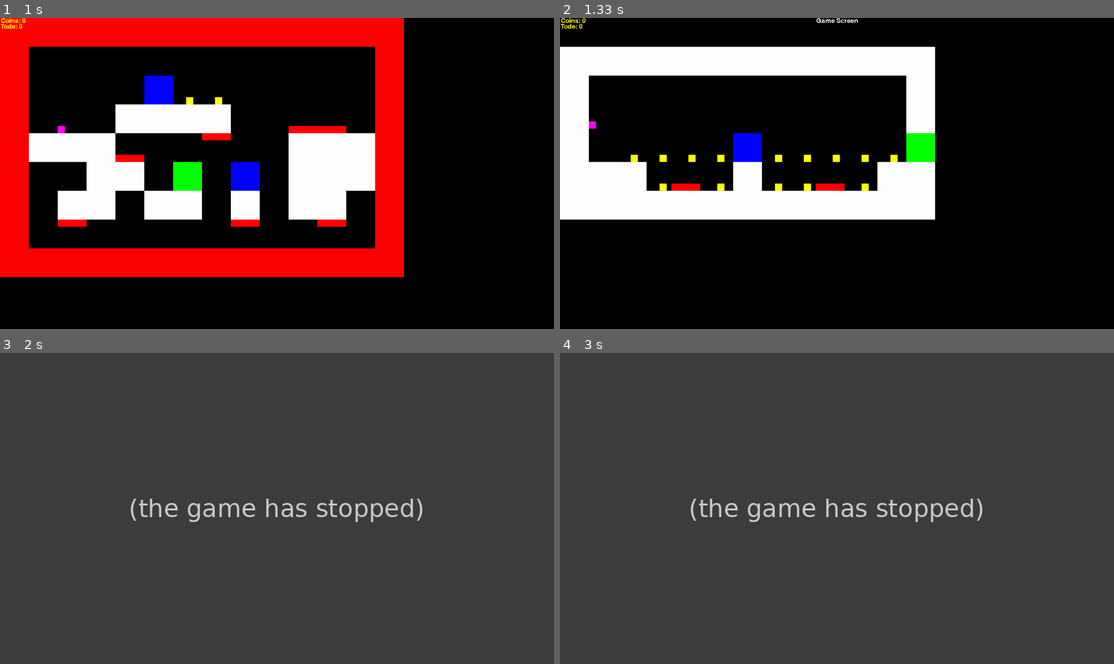
Above: before the commit, frames 1-4 (two rows, left to right).
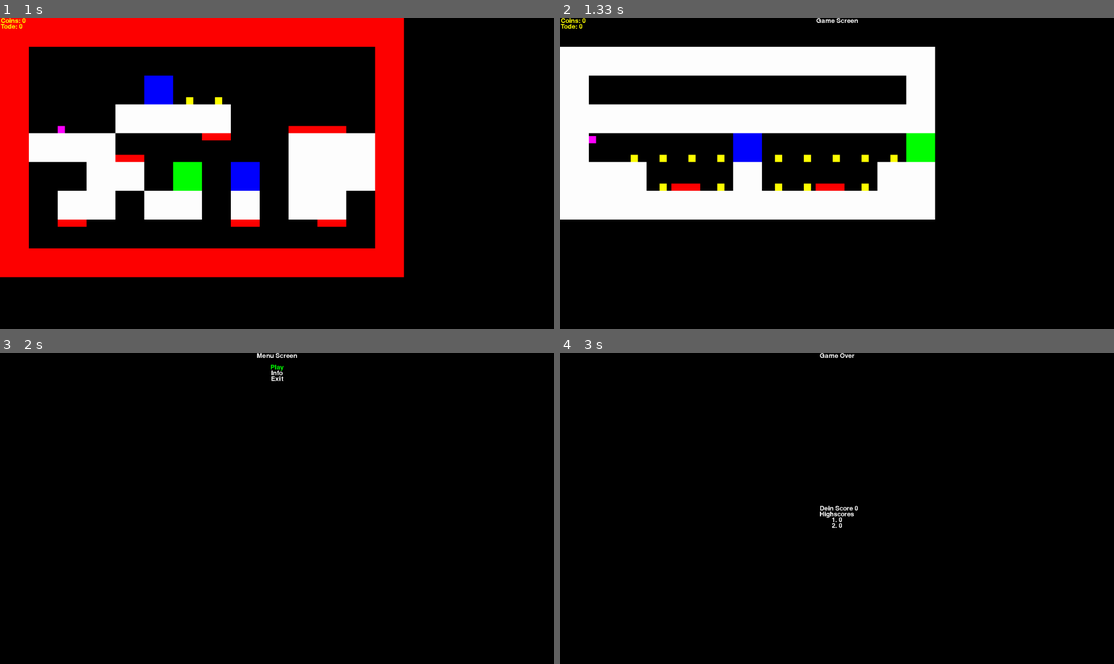
Above: after the commit, the same moments.

Repository: Noventicx/PyGame-Jump-n-Run
Game: pygame game, started from main.py
Same seed, same stepped clock (60 frames per second), same inputs: the game is played once before the commit and once after it.
Inputs:
- Up to frame 1 (1 s): tap Space at 0.33 s; tap Enter at 0.67 s
- Up to frame 2 (1.33 s): hold Up from 1 s (still down); tap Space at 1.07 s
- Up to frame 3 (2 s): tap Space at 1.37, 1.57, 1.87 s; release Up at 1.47 s; hold Right 1.5-1.97 s
- Up to frame 4 (3 s): hold Left 2-2.53 s; tap Space at 2.07, 2.37, 2.63, 2.93 s; hold Left 2.57-2.97 s

Frame 1 is identical in both runs. In frame 2, 5.5% of the frame differs, in the area x 5-63%, y 27-41%; in frame 3, 100%, in the area x 0-100%, y 0-100%; in frame 4, 100%.
Before the commit the program exited at 1.57 s; later frames show no game.

Commit message:
Hishscorescreen, jump-fix

Diff:
--- a/collision.py
+++ b/collision.py
@@ -28,6 +28,8 @@
                     print("top")
                     player.rect.top = whiteblock.rect.bottom
                     player.onground = False
+                    if player.is_jumping is True:
+                        player.jump_height = 0
 
         for movingwhiteblock in movingwhiteblocks:
             collision = pygame.Rect.colliderect(player.rect, movingwhiteblock.rect)
--- a/constants.py
+++ b/constants.py
@@ -9,3 +9,4 @@
 current_level = 1
 current_coins = 0
 current_deaths = 0
+end_state = False
--- a/entities/player.py
+++ b/entities/player.py
@@ -16,7 +16,8 @@
         self.rect.x = 100 * x
         self.rect.y = 100 * y
         self.gravity = -1
-        self.jump = 130
+        self.jump_height = 130
+        self.is_jumping = False
         self.onground = True
 
     def update(self, events):
@@ -31,7 +32,19 @@
                 print("jump")
                 # TODO nochmal neue Idee ausarbeiten ist eigentlich kein Sprung
                 self.onground = False
-                self.rect.y = self.rect.y - self.jump
+                #self.rect.y = self.rect.y - self.jump_height
+                #Idee für neu Implementation siehe jump()
+                self.jump()
+        if self.is_jumping is True:
+            self.gravity = 5
+            self.jump_height = self.jump_height - 5
+        if self.jump_height <= 0:
+            self.is_jumping = False
+            self.jump_height = 130
+            self.gravity = -1
+
+    def jump(self):
+        self.is_jumping = True
 
     def kill(self):
         self.rect.x = self.start_x
--- a/levelloader.py
+++ b/levelloader.py
@@ -20,52 +20,51 @@
             o = open(file, 'r', encoding='utf-8')
             data = o.read()
             o.close()
+            return data
         else:
-            sqlite.insert_coins()
+            sqlite.insert_score()
             print("You completed all levels")
-            pygame.display.quit()
-            pygame.quit()
-            exit()
-
-        return data
+            constants.end_state = True
+            return None
 
     def gen_level_group(level):
         level_data = LevelLoader.get_level_info(level)
         x = 0
         y = 0
-        for i in level_data:
-            if i == "1":
-                whiteblock = WhiteBlock(x, y)
-                whiteblocks.add(whiteblock)
-            if i == "m":
-                movingblock = MovingWhiteBlock(x, y)
-                movingwhiteblocks.add(movingblock)
-            if i == "f":
-                finishblock = FinishBlock(x, y)
-                finishblocks.add(finishblock)
-            if i == "K":
-                spike = Spike(x, y)
-                spikes.add(spike)
-            if i == "k":
-                spike = SmallSpikeBottom(x, y + 0.75)
-                spikes.add(spike)
-            if i == "ö":
-                spike = SmallSpikeTop(x, y)
-                spikes.add(spike)
-            if i == "c":
-                checkpoint = Checkpoint(x, y)
-                checkpoints.add(checkpoint)
-            if i == "€":
-                coin = Coin(x + 0.45, y + 0.75)
-                coins.add(coin)
-            if i == "e":
-                enemy = MovingEnemy(x, y + 0.75)
-                enemies.add(enemy)
-            if i == "p":
-                player = Player(x, y + 0.75)
-                players.add(player)
-            if i == "y":
-                y = y + 1
-                x = -1
-            if i != "y":
-                x = x + 1
+        if level_data is not None:
+            for i in level_data:
+                if i == "1":
+                    whiteblock = WhiteBlock(x, y)
+                    whiteblocks.add(whiteblock)
+                if i == "m":
+                    movingblock = MovingWhiteBlock(x, y)
+                    movingwhiteblocks.add(movingblock)
+                if i == "f":
+                    finishblock = FinishBlock(x, y)
+                    finishblocks.add(finishblock)
+                if i == "K":
+                    spike = Spike(x, y)
+                    spikes.add(spike)
+                if i == "k":
+                    spike = SmallSpikeBottom(x, y + 0.75)
+                    spikes.add(spike)
+                if i == "ö":
+                    spike = SmallSpikeTop(x, y)
+                    spikes.add(spike)
+                if i == "c":
+                    checkpoint = Checkpoint(x, y)
+                    checkpoints.add(checkpoint)
+                if i == "€":
+                    coin = Coin(x + 0.45, y + 0.75)
+                    coins.add(coin)
+                if i == "e":
+                    enemy = MovingEnemy(x, y + 0.75)
+                    enemies.add(enemy)
+                if i == "p":
+                    player = Player(x, y + 0.75)
+                    players.add(player)
+                if i == "y":
+                    y = y + 1
+                    x = -1
+                if i != "y":
+                    x = x + 1
--- a/levels/level2.txt
+++ b/levels/level2.txt
@@ -1,7 +1,7 @@
 #############y
 1111111111111y
 1###########1y
-1###########1y
+1111111111111y
 1p€€€€c€€€€€fy
 111€e€1€€e€11y
 1111111111111y
--- a/main.py
+++ b/main.py
@@ -1,10 +1,13 @@
 import pygame
 from pygame import QUIT
+
+import constants
 from statemanager import StateMananger
 from constants import (
     SCREEN_WIDTH,
     SCREEN_HEIGHT
 )
+from states import EndState
 
 pygame.init()
 clock = pygame.time.Clock()
@@ -16,12 +19,16 @@
 while running:
 
     # limit fps to 60
-    #clock.tick(60)
+    # clock.tick(60)
     #print(clock.get_fps())
 
     if pygame.event.get(QUIT):
         running = False
 
+    if constants.end_state is True:
+        constants.end_state = False
+        manager.go_to(EndState())
+
     manager.state.draw(screen)
     manager.state.events(pygame.event.get())
     pygame.display.flip()
--- a/sqlite.py
+++ b/sqlite.py
@@ -2,34 +2,31 @@
 import constants
 
 
-# try:
-#    sqliteCon = sqlite3.connect('Datebase_python.db')
-#   query_create_table = '''CREATE TABLE mytable (
-#                               id INTEGER PRIMARY KEY AUTOINCREMENT,
-#                              coins INTEGER);'''
+def insert_score():
+    sqliteCon = sqlite3.connect('Highscore.db')
+    cursor = sqliteCon.cursor()
+    print("Connected to the database")
+    cursor.execute("CREATE TABLE IF NOT EXISTS highscore (id INTEGER PRIMARY KEY AUTOINCREMENT, score INTEGER);")
+    sqliteCon.commit()
+    print("Database created")
+    cursor.execute("INSERT INTO highscore (score) VALUES (" + str(
+        constants.current_coins * 100 - constants.current_deaths * 10) + ")")
+    sqliteCon.commit()
+    cursor.close()
 
 
-# except sqlite3.Error as error:
-#   print("Error while creating the table - ", error)
-
-# finally:
-#   if (sqliteCon):
-#      sqliteCon.close()
-#      print("database connection is closed")
-
-def insert_coins():
-    sqliteCon = sqlite3.connect('Datebase_python.db')
+def get_scores(font, screen):
+    sqliteCon = sqlite3.connect('Highscore.db')
     cursor = sqliteCon.cursor()
     print("Connected to the database")
-    # cursor.execute(query_create_table)
-    # sqliteCon.commit()
-    # print("Database created")
-
-    cursor.execute("INSERT INTO mytable (coins) VALUES (" + str(constants.current_coins) + ")")
-    print(cursor.execute("SELECT * FROM mytable"))
-    res = cursor.fetchall()
+    res = cursor.execute("SELECT score FROM highscore order by score desc limit 3")
+    i = 1
     for row in res:
-        print(row[0])
-        print(row[1])
+        highscore_text = font.render(str(i) + ". " + str(row[0]), False, constants.WHITE)
+        highscore_text_rect = highscore_text.get_rect(
+            center=(constants.SCREEN_WIDTH / 2, constants.SCREEN_HEIGHT / 2 + 20 * (i + 1)))
+        screen.blit(highscore_text, highscore_text_rect)
+        i = i + 1
 
     cursor.close()
+    return res
--- a/states.py
+++ b/states.py
@@ -2,6 +2,7 @@
 from pygame import KEYDOWN, K_SPACE, K_RETURN, K_UP, K_DOWN, KEYUP, K_ESCAPE
 
 import constants
+import sqlite
 from collision import check_collision
 from entities.spritegroups import players, whiteblocks, finishblocks, spikes, checkpoints, enemies, movingwhiteblocks, \
     coins
@@ -200,3 +201,39 @@
 
     def clear(self, screen):
         screen.fill(BLACK)
+
+
+class EndState(State):
+
+    def init(self):
+        super(EndState, self).init()
+
+    def draw(self, screen):
+        self.clear(screen)
+        font = pygame.font.SysFont(None, 32)
+        title = font.render("Game Over", False, WHITE)
+        title_rect = title.get_rect(center=(SCREEN_WIDTH / 2, 10))
+        screen.blit(title, title_rect)
+
+        coin_text = font.render("Dein Score " + str(constants.current_coins * 100 - constants.current_deaths * 10), False, WHITE)
+        coin_text_rect = title.get_rect(center=(SCREEN_WIDTH / 2, constants.SCREEN_HEIGHT / 2))
+        screen.blit(coin_text, coin_text_rect)
+
+        coin_most_text = font.render("Highscores", False, WHITE)
+        coin_most_text_rect = title.get_rect(center=(SCREEN_WIDTH / 2, constants.SCREEN_HEIGHT / 2 + 20))
+        screen.blit(coin_most_text, coin_most_text_rect)
+
+        sqlite.get_scores(font, screen)
+
+
+    def events(self, events):
+        for e in events:
+            if e.type == KEYDOWN and e.key == K_SPACE:
+                constants.end_state = False
+                constants.current_level = 1
+                constants.current_coins = 0
+                constants.current_deaths = 0
+                self.manager.go_to(MenuState())
+
+    def clear(self, screen):
+        screen.fill(constants.BLACK)
Binary file removed: Datebase_python.db
